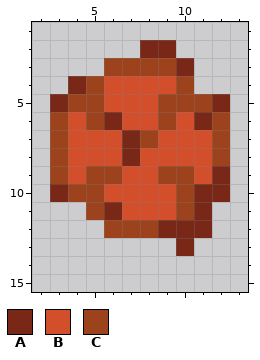
Pixel-art sprite, stored at CasaDesDiamantes/sprites/grenatePlant_spr/f4bc93f1-1c37-4f9f-a588-d9a988fea67d.png. The picture above is the old version.
The file is 16x16 pixels. Shown: x 2..13, y 1..15.
Palette (. is transparent): A #792818  B #d34f2c  C #9c431d
Pixels before, first column x 3:
 2 .....AA...
 3 ...CCCCA..
 4 .ACBBBBC..
 5 ACCBBBCCCA
 6 CBCABBCBAC
 7 CBBBACBBBC
 8 CBBBABBBBC
 9 CBCCBBCCBA
10 ACCBBBBCAA
11 ..CABBBCA.
12 ...CCCAAA.
13 .......A..
Once edited:
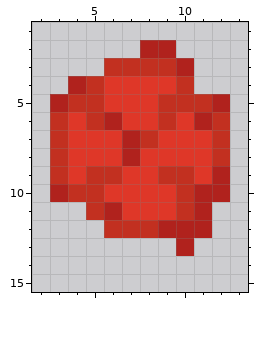
The edit:
colour A: #792818 -> #b0221d
colour B: #d34f2c -> #df3728
colour C: #9c431d -> #c23020
Pixel boxes of the changes (left, top, right, bottom) in both pictures:
changed: (50, 40, 230, 256)
